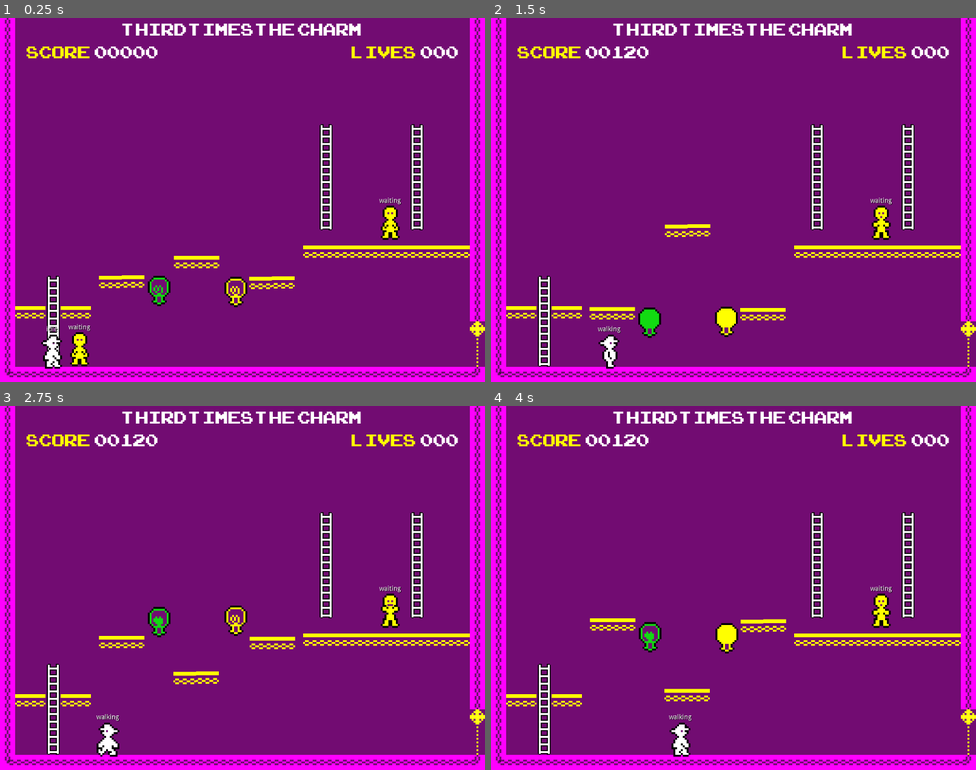
Above: before the commit, frames 1-4 (two rows, left to right).
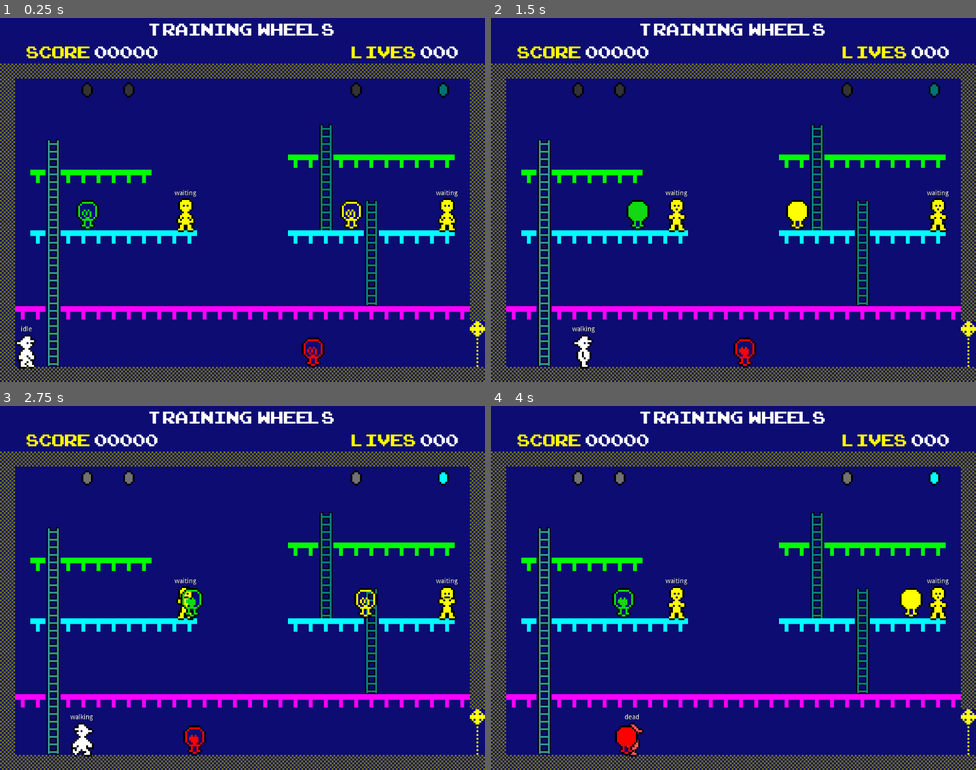
Above: after the commit, the same moments.

Repository: davidblackuk/fred-godot
Game: Godot game, scene res://Levels/Level 001.tscn
The game is run twice, just before and just after one commit, with the same random seed, the same clock (stepped at 60 frames per second) and the same inputs. Before the commit the project starts from res://Levels/Level 003.tscn.
Inputs:
- Up to frame 1 (0.25 s): no input
- Up to frame 2 (1.5 s): hold Right (ui_right) from 0.53 s (still down); tap Up (ui_up) at 0.77 s
- Up to frame 3 (2.75 s): tap Up (ui_up) at 1.52 s; release Right (ui_right) at 2.03 s; hold Left (ui_left) from 2.03 s (still down)
- Up to frame 4 (4 s): release Left (ui_left) at 2.78 s; hold Right (ui_right) from 2.78 s (still down); tap Up (ui_up) at 3.02, 3.77 s

The runs differ from the first frame. In frame 1, 99% of the frame differs, in the area x 0-100%, y 0-100%; in frame 2, 99%; in frame 3, 99%; in frame 4, 99%.

Commit message:
I got some beans. added coins

Diff:
--- a/Levels/Level 001.tscn
+++ b/Levels/Level 001.tscn
@@ -1,16 +1,17 @@
-[gd_scene load_steps=16 format=2]
-
-[ext_resource path="res://Player.tscn" type="PackedScene" id=1]
+[gd_scene load_steps=17 format=2]
+
+[ext_resource path="res://fred/Player.tscn" type="PackedScene" id=1]
 [ext_resource path="res://tiles.tres" type="TileSet" id=2]
 [ext_resource path="res://Door.tscn" type="PackedScene" id=3]
 [ext_resource path="res://Ladder.tscn" type="PackedScene" id=4]
-[ext_resource path="res://controls/game/SkyBox.tscn" type="PackedScene" id=5]
+[ext_resource path="res://controls/sky-box/SkyBox.tscn" type="PackedScene" id=5]
 [ext_resource path="res://Palette.tscn" type="PackedScene" id=6]
 [ext_resource path="res://Levels/LevelBase.gd" type="Script" id=7]
 [ext_resource path="res://sprites/victims/victim.tscn" type="PackedScene" id=8]
-[ext_resource path="res://controls/game/ScoreHud.tscn" type="PackedScene" id=9]
+[ext_resource path="res://controls/score-hud/ScoreHud.tscn" type="PackedScene" id=9]
 [ext_resource path="res://sprites/enemies/Enemy.tscn" type="PackedScene" id=10]
 [ext_resource path="res://sprites/enemies/EnemyPath2D.gd" type="Script" id=11]
+[ext_resource path="res://collectables/Coin.tscn" type="PackedScene" id=12]
 
 [sub_resource type="GDScript" id=1]
 script/source = "tool
@@ -90,7 +91,7 @@
 collision_layer = 2
 collision_mask = 0
 format = 1
-tile_data = PoolIntArray( -393216, 13, 0, -393185, 13, 0, -327680, 13, 0, -327649, 13, 0, -262144, 13, 0, -262113, 13, 0, -196608, 13, 0, -196577, 13, 0, -131072, 13, 0, -131041, 13, 0, -65536, 13, 0, -65505, 13, 0, 0, 13, 0, 31, 13, 0, 65536, 13, 0, 65567, 13, 0, 131072, 13, 0, 131103, 13, 0, 196608, 13, 0, 196627, 17, 0, 196628, 17, 0, 196630, 17, 0, 196631, 17, 0, 196632, 17, 0, 196633, 17, 0, 196634, 17, 0, 196636, 17, 0, 196637, 17, 0, 1 …(1712 unchanged characters)…
+tile_data = PoolIntArray( -196608, 13, 0, -196607, 13, 0, -196606, 13, 0, -196605, 13, 0, -196604, 13, 0, -196603, 13, 0, -196602, 13, 0, -196601, 13, 0, -196600, 13, 0, -196599, 13, 0, -196598, 13, 0, -196597, 13, 0, -196596, 13, 0, -196595, 13, 0, -196594, 13, 0, -196593, 13, 0, -196592, 13, 0, -196591, 13, 0, -196590, 13, 0, -196589, 13, 0, -196588, 13, 0, -196587, 13, 0, -196586, 13, 0, -196585, 13, 0, -196584, 13, 0, -196583, 13, 0, -196582, 13, 0, -196581, 13, 0, -196580, 13, 0, -196579, 13, 0, -196578, 13, 0, -196577, 13, 0, -131072, 13, 0, -131041, 13, 0, -65536, 13, 0, -65505, 13, 0, 0, 13, 0, 31, 13, 0, 65536, 13, 0, 65567, 13, 0, 131072, 13, 0, 131103, 13, 0, 196608, 13, 0, 196627, 17, 0, 196628, 17, 0, 196630, 17, 0, 196631, 17, 0, 196632, 17, 0, 196633, 17, 0, 196634, 17, 0, 196635, 17, 0, 196636, 17, 0, 196637, 17, 0, 1 …(1712 unchanged characters)…
 
 [node name="Door" parent="." instance=ExtResource( 3 )]
 position = Vector2( 1008, 656 )
@@ -228,42 +229,6 @@
 ladder_tint = Color( 0.0470588, 0.498039, 0.498039, 1 )
 
 [node name="Ladder22" parent="Ladders/Ladder 3" instance=ExtResource( 4 )]
-position = Vector2( 688, 48 )
-ladder_type = 2
-ladder_tint = Color( 0.0470588, 0.498039, 0.498039, 1 )
-
-[node name="Ladder 4" type="Node2D" parent="Ladders"]
-position = Vector2( 192, 0 )
-__meta__ = {
-"_edit_group_": true
-}
-
-[node name="Ladder16" parent="Ladders/Ladder 4" instance=ExtResource( 4 )]
-position = Vector2( 688, 240 )
-ladder_type = 1
-ladder_tint = Color( 0.0470588, 0.498039, 0.498039, 1 )
-
-[node name="Ladder17" parent="Ladders/Ladder 4" instance=ExtResource( 4 )]
-position = Vector2( 688, 208 )
-ladder_tint = Color( 0.0470588, 0.498039, 0.498039, 1 )
-
-[node name="Ladder18" parent="Ladders/Ladder 4" instance=ExtResource( 4 )]
-position = Vector2( 688, 176 )
-ladder_tint = Color( 0.0470588, 0.498039, 0.498039, 1 )
-
-[node name="Ladder19" parent="Ladders/Ladder 4" instance=ExtResource( 4 )]
-position = Vector2( 688, 144 )
-ladder_tint = Color( 0.0470588, 0.498039, 0.498039, 1 )
-
-[node name="Ladder20" parent="Ladders/Ladder 4" instance=ExtResource( 4 )]
-position = Vector2( 688, 112 )
-ladder_tint = Color( 0.0470588, 0.498039, 0.498039, 1 )
-
-[node name="Ladder21" parent="Ladders/Ladder 4" instance=ExtResource( 4 )]
-position = Vector2( 688, 80 )
-ladder_tint = Color( 0.0470588, 0.498039, 0.498039, 1 )
-
-[node name="Ladder22" parent="Ladders/Ladder 4" instance=ExtResource( 4 )]
 position = Vector2( 688, 48 )
 ladder_type = 2
 ladder_tint = Color( 0.0470588, 0.498039, 0.498039, 1 )
@@ -337,6 +302,21 @@
 position = Vector2( 16.0001, -7.99988 )
 animation_speed = 1.3
 sprite_tint = Color( 1, 0, 0, 1 )
+
+[node name="Collectables" type="Node2D" parent="."]
+
+[node name="Coin" parent="Collectables" instance=ExtResource( 12 )]
+position = Vector2( 272, 152 )
+
+[node name="Coin2" parent="Collectables" instance=ExtResource( 12 )]
+position = Vector2( 184, 152 )
+
+[node name="Coin3" parent="Collectables" instance=ExtResource( 12 )]
+position = Vector2( 752, 152 )
+
+[node name="Coin4" parent="Collectables" instance=ExtResource( 12 )]
+position = Vector2( 936, 152 )
+reward_level = 1
 [connection signal="level_complete" from="." to="Door" method="_level_complete"]
 [connection signal="ladder_status_changed" from="Ladders/Ladder 1/Ladder" to="Player" method="_ladder_status_changed"]
 [connection signal="ladder_status_changed" from="Ladders/Ladder 1/Ladder2" to="Player" method="_ladder_status_changed"]
@@ -367,13 +347,6 @@
 [connection signal="ladder_status_changed" from="Ladders/Ladder 3/Ladder20" to="Player" method="_ladder_status_changed"]
 [connection signal="ladder_status_changed" from="Ladders/Ladder 3/Ladder21" to="Player" method="_ladder_status_changed"]
 [connection signal="ladder_status_changed" from="Ladders/Ladder 3/Ladder22" to="Player" method="_ladder_status_changed"]
-[connection signal="ladder_status_changed" from="Ladders/Ladder 4/Ladder16" to="Player" method="_ladder_status_changed"]
-[connection signal="ladder_status_changed" from="Ladders/Ladder 4/Ladder17" to="Player" method="_ladder_status_changed"]
-[connection signal="ladder_status_changed" from="Ladders/Ladder 4/Ladder18" to="Player" method="_ladder_status_changed"]
-[connection signal="ladder_status_changed" from="Ladders/Ladder 4/Ladder19" to="Player" method="_ladder_status_changed"]
-[connection signal="ladder_status_changed" from="Ladders/Ladder 4/Ladder20" to="Player" method="_ladder_status_changed"]
-[connection signal="ladder_status_changed" from="Ladders/Ladder 4/Ladder21" to="Player" method="_ladder_status_changed"]
-[connection signal="ladder_status_changed" from="Ladders/Ladder 4/Ladder22" to="Player" method="_ladder_status_changed"]
 [connection signal="victim_rescued" from="Victims/Victim" to="." method="_on_victim_rescued"]
 [connection signal="victim_rescued" from="Victims/Victim2" to="." method="_on_victim_rescued"]
 [connection signal="fred_is_dead" from="Enemies/Path2D/PathFollow2D/Enemy" to="Player" method="_fred_is_dead"]
--- a/Levels/Level 002.tscn
+++ b/Levels/Level 002.tscn
@@ -5,13 +5,16 @@
 [ext_resource path="res://Palette.tscn" type="PackedScene" id=3]
 [ext_resource path="res://sprites/enemies/Enemy.tscn" type="PackedScene" id=4]
 [ext_resource path="res://Door.tscn" type="PackedScene" id=5]
-[ext_resource path="res://Player.tscn" type="PackedScene" id=6]
-[ext_resource path="res://controls/game/SkyBox.tscn" type="PackedScene" id=7]
-[ext_resource path="res://controls/game/ScoreHud.tscn" type="PackedScene" id=8]
+[ext_resource path="res://fred/Player.tscn" type="PackedScene" id=6]
+[ext_resource path="res://controls/sky-box/SkyBox.tscn" type="PackedScene" id=7]
+[ext_resource path="res://controls/score-hud/ScoreHud.tscn" type="PackedScene" id=8]
 [ext_resource path="res://sprites/victims/victim.tscn" type="PackedScene" id=9]
 [ext_resource path="res://Ladder.tscn" type="PackedScene" id=10]
 [ext_resource path="res://tiles.tres" type="TileSet" id=11]
 [ext_resource path="res://Palette.gd" type="Script" id=12]
+
+
+
 
 [sub_resource type="Curve2D" id=1]
 _data = {
--- a/Levels/Level 003.tscn
+++ b/Levels/Level 003.tscn
@@ -1,17 +1,17 @@
 [gd_scene load_steps=16 format=2]
 
-[ext_resource path="res://Player.tscn" type="PackedScene" id=1]
+[ext_resource path="res://fred/Player.tscn" type="PackedScene" id=1]
 [ext_resource path="res://tiles.tres" type="TileSet" id=2]
 [ext_resource path="res://Door.tscn" type="PackedScene" id=3]
 [ext_resource path="res://Ladder.tscn" type="PackedScene" id=4]
-[ext_resource path="res://controls/game/SkyBox.tscn" type="PackedScene" id=5]
+[ext_resource path="res://controls/sky-box/SkyBox.tscn" type="PackedScene" id=5]
 [ext_resource path="res://Palette.tscn" type="PackedScene" id=6]
 [ext_resource path="res://Levels/LevelBase.gd" type="Script" id=7]
 [ext_resource path="res://sprites/victims/victim.tscn" type="PackedScene" id=8]
-[ext_resource path="res://controls/game/ScoreHud.tscn" type="PackedScene" id=9]
+[ext_resource path="res://controls/score-hud/ScoreHud.tscn" type="PackedScene" id=9]
 [ext_resource path="res://sprites/enemies/Enemy.tscn" type="PackedScene" id=10]
 [ext_resource path="res://sprites/enemies/EnemyPath2D.gd" type="Script" id=11]
-[ext_resource path="res://controls/MovingPlatforms/MovingPlatform.tscn" type="PackedScene" id=15]
+[ext_resource path="res://controls/moving-platforms/MovingPlatform.tscn" type="PackedScene" id=15]
 
 [sub_resource type="GDScript" id=1]
 script/source = "tool
--- a/Levels/LevelBase.gd
+++ b/Levels/LevelBase.gd
@@ -5,22 +5,19 @@
 
 signal level_complete()
 
+onready var player = get_node("Player")
+onready var victims = get_node_or_null("Victims")
+
 func _ready():
 	count_victims()
 
 
 func count_victims():
-	var allVictims = get_node_or_null("Victims")
-	if allVictims:
-		total_victims = allVictims.get_child_count()
-
-
+	total_victims = victims.get_child_count() if victims != null else 0
 
 func _on_victim_rescued():
 	rescued_victims = rescued_victims + 1
 	if rescued_victims == total_victims:
 		emit_signal("level_complete")
 
-
-
 var level_names = ["","",""]
--- a/Palette.gd
+++ b/Palette.gd
@@ -1,4 +1,24 @@
 extends Node2D
+
+class_name Palette
+
+const black = Color("000000")
+const blue = Color("0c0c72")
+const cyan = Color("0c7272")
+const green = Color("0c720c")
+const red = Color("720c0c")
+const white = Color("727272")
+const yellow = Color("72720c")
+const magenta = Color("720c72")
+
+const bright_black = Color("0c0c0c")
+const bright_blue = Color("0000ff")
+const bright_cyan = Color("00ffff")
+const bright_green = Color("00ff00")
+const bright_red = Color("ff0000")
+const bright_white = Color("ffffff")
+const bright_yellow = Color("ffff00")
+const bright_magenta = Color("ff00ff")
 
 
 # Called when the node enters the scene tree for the first time.
--- /dev/null
+++ b/collectables/Coin.tscn
@@ -0,0 +1,64 @@
+[gd_scene load_steps=14 format=2]
+
+[ext_resource path="res://collectables/Collectable.gd" type="Script" id=1]
+[ext_resource path="res://images/collectables/coin.png" type="Texture" id=2]
+
+[sub_resource type="ShaderMaterial" id=15]
+
+[sub_resource type="AtlasTexture" id=7]
+atlas = ExtResource( 2 )
+region = Rect2( 0, 0, 32, 32 )
+
+[sub_resource type="AtlasTexture" id=8]
+atlas = ExtResource( 2 )
+region = Rect2( 32, 0, 32, 32 )
+
+[sub_resource type="AtlasTexture" id=9]
+atlas = ExtResource( 2 )
+region = Rect2( 64, 0, 32, 32 )
+
+[sub_resource type="AtlasTexture" id=10]
+atlas = ExtResource( 2 )
+region = Rect2( 96, 0, 32, 32 )
+
+[sub_resource type="AtlasTexture" id=11]
+atlas = ExtResource( 2 )
+region = Rect2( 128, 0, 32, 32 )
+
+[sub_resource type="AtlasTexture" id=12]
+atlas = ExtResource( 2 )
+region = Rect2( 160, 0, 32, 32 )
+
+[sub_resource type="AtlasTexture" id=13]
+atlas = ExtResource( 2 )
+region = Rect2( 192, 0, 32, 32 )
+
+[sub_resource type="AtlasTexture" id=14]
+atlas = ExtResource( 2 )
+region = Rect2( 224, 0, 32, 32 )
+
+[sub_resource type="SpriteFrames" id=5]
+animations = [ {
+"frames": [ SubResource( 7 ), SubResource( 8 ), SubResource( 9 ), SubResource( 10 ), SubResource( 11 ), SubResource( 12 ), SubResource( 13 ), SubResource( 14 ) ],
+"loop": true,
+"name": "default",
+"speed": 5.0
+} ]
+
+[sub_resource type="CapsuleShape2D" id=6]
+radius = 10.7887
+
+[node name="Coin" type="Node2D"]
+script = ExtResource( 1 )
+
+[node name="Area2D" type="Area2D" parent="."]
+
+[node name="AnimatedSprite" type="AnimatedSprite" parent="Area2D"]
+material = SubResource( 15 )
+frames = SubResource( 5 )
+frame = 4
+playing = true
+
+[node name="CollisionShape2D" type="CollisionShape2D" parent="Area2D"]
+shape = SubResource( 6 )
+[connection signal="body_entered" from="Area2D" to="." method="_on_Area2D_body_entered"]
--- /dev/null
+++ b/collectables/Collectable.gd
@@ -0,0 +1,26 @@
+extends Node2D
+
+const LOW 		= 0
+const MEDIUM	= 1
+const HIGH 		= 2
+const OMG 		= 3
+
+#           0 (22)  1 (44)    2 (66) 3 (88)
+export(int, "LOW", "MEDIUM", "HIGH", "OMG") var reward_level = 0
+
+func _ready():
+	match reward_level:
+		LOW:
+			modulate =  Palette.white
+		MEDIUM:
+			modulate =  Palette.bright_cyan
+		HIGH:
+			modulate =  Palette.bright_green
+		OMG:
+			modulate =  Palette.bright_yellow
+
+
+func _on_Area2D_body_entered(body):
+	if body.name == "Player":
+		GameState.add_score((reward_level+1) * 22)
+		queue_free()
--- a/controls/game/Slider.tscn
+++ /dev/null
@@ -1,26 +0,0 @@
-[gd_scene load_steps=4 format=2]
-
-[sub_resource type="Curve2D" id=1]
-_data = {
-"points": PoolVector2Array(  )
-}
-
-[sub_resource type="StreamTexture" id=2]
-load_path = "res://.import/white-slider.png-eadd0e7e32b2732c8bacbe1ae734108f.stex"
-
-[sub_resource type="RectangleShape2D" id=3]
-extents = Vector2( 45.4032, 13.6639 )
-
-[node name="Slider" type="Path2D"]
-curve = SubResource( 1 )
-
-[node name="PathFollow2D" type="PathFollow2D" parent="."]
-
-[node name="StaticBody2D" type="StaticBody2D" parent="PathFollow2D"]
-
-[node name="Sprite" type="Sprite" parent="PathFollow2D/StaticBody2D"]
-texture = SubResource( 2 )
-
-[node name="CollisionShape2D" type="CollisionShape2D" parent="PathFollow2D/StaticBody2D"]
-position = Vector2( 0.210831, 0.397301 )
-shape = SubResource( 3 )
--- a/controls/MovingPlatforms/MovingPlatform.tscn
+++ b/controls/moving-platforms/MovingPlatform.tscn
@@ -1,7 +1,7 @@
 [gd_scene load_steps=5 format=2]
 
-[ext_resource path="res://images/moving-platforms/yellow-chain.png" type="Texture" id=1]
-[ext_resource path="res://controls/MovingPlatforms/Path2D.gd" type="Script" id=2]
+[ext_resource path="res://controls/moving-platforms/Path2D.gd" type="Script" id=1]
+[ext_resource path="res://images/moving-platforms/yellow-chain.png" type="Texture" id=2]
 
 [sub_resource type="RectangleShape2D" id=1]
 extents = Vector2( 48.25, 15.8921 )
@@ -19,14 +19,14 @@
 motion/sync_to_physics = true
 
 [node name="Sprite" type="Sprite" parent="Platform"]
-texture = ExtResource( 1 )
+texture = ExtResource( 2 )
 
 [node name="CollisionShape2D" type="CollisionShape2D" parent="Platform"]
 shape = SubResource( 1 )
 
 [node name="Path2D" type="Path2D" parent="."]
 curve = SubResource( 2 )
-script = ExtResource( 2 )
+script = ExtResource( 1 )
 
 [node name="PathFollow2D" type="PathFollow2D" parent="Path2D"]
 position = Vector2( -0.659241, -201.633 )
--- a/controls/game/ScoreHud.tscn
+++ b/controls/score-hud/ScoreHud.tscn
@@ -1,7 +1,8 @@
 [gd_scene load_steps=3 format=2]
 
 [ext_resource path="res://fonts/ArcadeClassicHud.tres" type="DynamicFont" id=1]
-[ext_resource path="res://controls/game/ScoreHud.gd" type="Script" id=2]
+[ext_resource path="res://controls/score-hud/ScoreHud.gd" type="Script" id=2]
+
 
 [node name="ScoreHud" type="Node2D"]
 position = Vector2( 16, 72 )
--- a/controls/game/StateMachineHud.tscn
+++ b/controls/state-machine-hud/StateMachineHUD.tscn
@@ -1,9 +1,20 @@
 [gd_scene load_steps=2 format=2]
 
-[ext_resource path="res://controls/game/StateMachineHUD.gd" type="Script" id=1]
+[sub_resource type="GDScript" id=1]
+script/source = "extends Node2D
+
+onready var state_machine = get_parent().get_node(\"StateMachine\")
+onready var label = get_node(\"Label\")
+
+
+
+func _process(delta):
+	if GameState.show_states:
+		label.text = state_machine.state
+"
 
 [node name="FsmState" type="Node2D"]
-script = ExtResource( 1 )
+script = SubResource( 1 )
 
 [node name="Label" type="Label" parent="."]
 margin_left = -41.8595
--- a/Player.gd
+++ b/fred/Player.gd
@@ -30,6 +30,7 @@
 
 func process_gravity():
 	motion.y += GRAVITY
+
 
 # is fred over a ladder
 func is_on_ladder():
@@ -86,11 +87,9 @@
 
 func jump():
 	jump_height = (jump_start_y - global_position.y)
-	print("jump: ", jump_height, " WP:", global_position.y)
 
 func fall():
 	# when y is below start Y, cancel motion.x
 	jump_height = (jump_start_y - global_position.y)
-	print("fall: ", jump_height, " WP:", global_position.y)
 	if jump_height < -82:
 		motion.x = 0
--- a/Player.tscn
+++ b/fred/Player.tscn
@@ -1,12 +1,12 @@
 [gd_scene load_steps=13 format=2]
 
-[ext_resource path="res://Player.gd" type="Script" id=1]
-[ext_resource path="res://images/fred/fred.png" type="Texture" id=2]
-[ext_resource path="res://sfx/fred/fred-step-1.wav" type="AudioStream" id=3]
-[ext_resource path="res://sfx/fred/fred-step-2.wav" type="AudioStream" id=4]
-[ext_resource path="res://sfx/fred/fred-dead.wav" type="AudioStream" id=5]
-[ext_resource path="res://PlayerStateMachine.gd" type="Script" id=6]
-[ext_resource path="res://controls/game/StateMachineHud.tscn" type="PackedScene" id=7]
+[ext_resource path="res://images/fred/fred.png" type="Texture" id=1]
+[ext_resource path="res://sfx/fred/fred-step-1.wav" type="AudioStream" id=2]
+[ext_resource path="res://sfx/fred/fred-step-2.wav" type="AudioStream" id=3]
+[ext_resource path="res://sfx/fred/fred-dead.wav" type="AudioStream" id=4]
+[ext_resource path="res://fred/PlayerStateMachine.gd" type="Script" id=5]
+[ext_resource path="res://fred/Player.gd" type="Script" id=6]
+[ext_resource path="res://controls/state-machine-hud/StateMachineHUD.tscn" type="PackedScene" id=7]
 
 [sub_resource type="RectangleShape2D" id=1]
 extents = Vector2( 15, 32 )
@@ -113,11 +113,7 @@
 "clips": [ {
 "end_offset": 0.0,
 "start_offset": 0.0,
-"stream": ExtResource( 3 )
-}, {
-"end_offset": 0.0,
-"start_offset": 0.0,
-"stream": ExtResource( 4 )
+"stream": ExtResource( 2 )
 }, {
 "end_offset": 0.0,
 "start_offset": 0.0,
@@ -125,14 +121,18 @@
 }, {
 "end_offset": 0.0,
 "start_offset": 0.0,
-"stream": ExtResource( 4 )
+"stream": ExtResource( 2 )
+}, {
+"end_offset": 0.0,
+"start_offset": 0.0,
+"stream": ExtResource( 3 )
 } ],
 "times": PoolRealArray( 0, 0.2, 0.4, 0.6 )
 }
 
 [node name="Player" type="KinematicBody2D"]
 collision_mask = 6
-script = ExtResource( 1 )
+script = ExtResource( 6 )
 __meta__ = {
 "_edit_group_": true
 }
@@ -154,11 +154,11 @@
 anims/Walk = SubResource( 5 )
 
 [node name="Step1AudioStreamPlayer" type="AudioStreamPlayer" parent="."]
-stream = ExtResource( 5 )
+stream = ExtResource( 4 )
 volume_db = -30.45
 
 [node name="StateMachine" type="Node" parent="."]
-script = ExtResource( 6 )
+script = ExtResource( 5 )
 
 [node name="FsmState" parent="." instance=ExtResource( 7 )]
 position = Vector2( -0.157494, -47.2471 )
--- a/PlayerStateMachine.gd
+++ b/fred/PlayerStateMachine.gd
@@ -95,6 +95,7 @@
 	print(old_state, " -> ", new_state)
 	match state:
 		STATE_DEAD:
+			GameState.life_lost()
 			parent.die()
 		STATE_FALLING:
 			if old_state == STATE_WALKING:
--- a/project.godot
+++ b/project.godot
@@ -9,19 +9,25 @@
 config_version=4
 
 _global_script_classes=[ {
+"base": "Node2D",
+"class": "Palette",
+"language": "GDScript",
+"path": "res://Palette.gd"
+}, {
 "base": "Node",
 "class": "StateMachine",
 "language": "GDScript",
 "path": "res://common/StateMachine.gd"
 } ]
 _global_script_class_icons={
+"Palette": "",
 "StateMachine": ""
 }
 
 [application]
 
 config/name="Son of Fred"
-run/main_scene="res://Levels/Level 003.tscn"
+run/main_scene="res://Levels/Level 001.tscn"
 boot_splash/image="res://images/splash.png"
 boot_splash/bg_color=Color( 0, 0, 0, 1 )
 config/icon="res://icon.png"
--- a/sprites/victims/victim.tscn
+++ b/sprites/victims/victim.tscn
@@ -4,7 +4,9 @@
 [ext_resource path="res://sprites/victims/victim.gd" type="Script" id=2]
 [ext_resource path="res://sfx/victims/victim_rescue_1.wav" type="AudioStream" id=3]
 [ext_resource path="res://sprites/victims/VictimStateMachine.gd" type="Script" id=4]
-[ext_resource path="res://controls/game/StateMachineHud.tscn" type="PackedScene" id=5]
+[ext_resource path="res://controls/state-machine-hud/StateMachineHUD.tscn" type="PackedScene" id=5]
+
+
 
 
 [sub_resource type="CapsuleShape2D" id=1]
Renamed: controls/MovingPlatforms/Path2D.gd -> controls/moving-platforms/Path2D.gd
Renamed: controls/game/ScoreHud.gd -> controls/score-hud/ScoreHud.gd
Renamed: controls/game/SkyBox.tscn -> controls/sky-box/SkyBox.tscn
Renamed: controls/game/StateMachineHUD.gd -> controls/state-machine-hud/StateMachineHUD.gd
Not shown: 2 places in fred/Player.tscn that only renumber resources
Binary file added: images/collectables/coin.aseprite
Binary file added: images/collectables/coin.png
Not shown, added: images/collectables/coin.png.import
